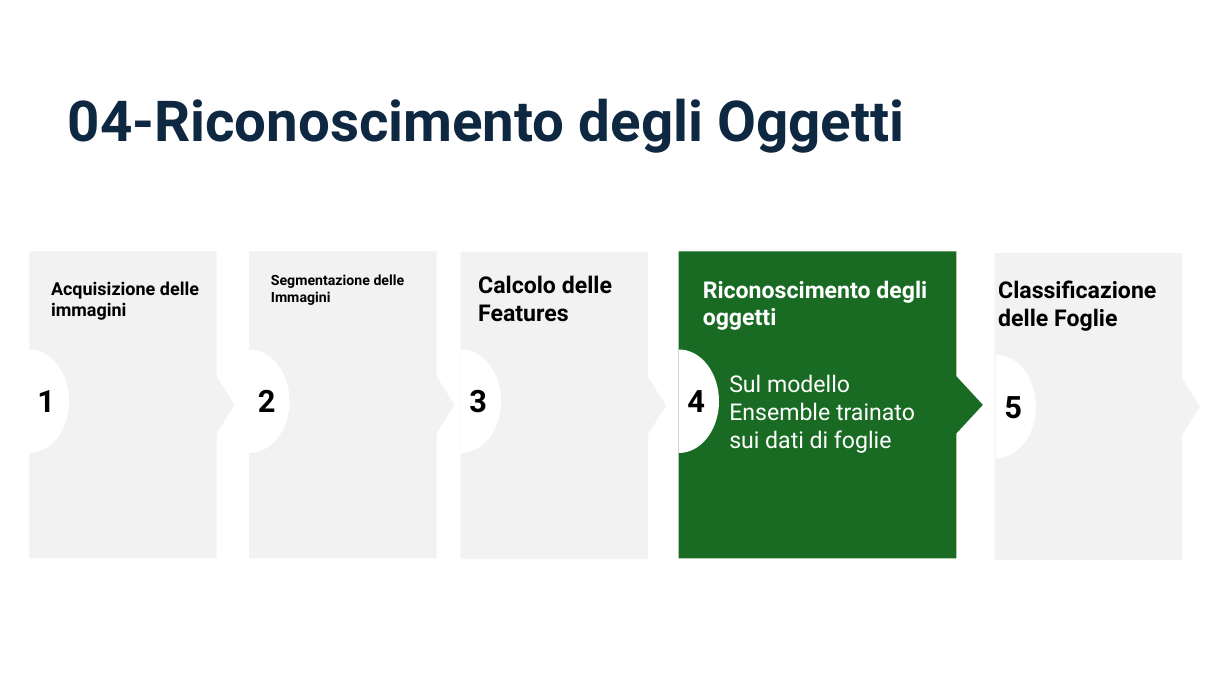
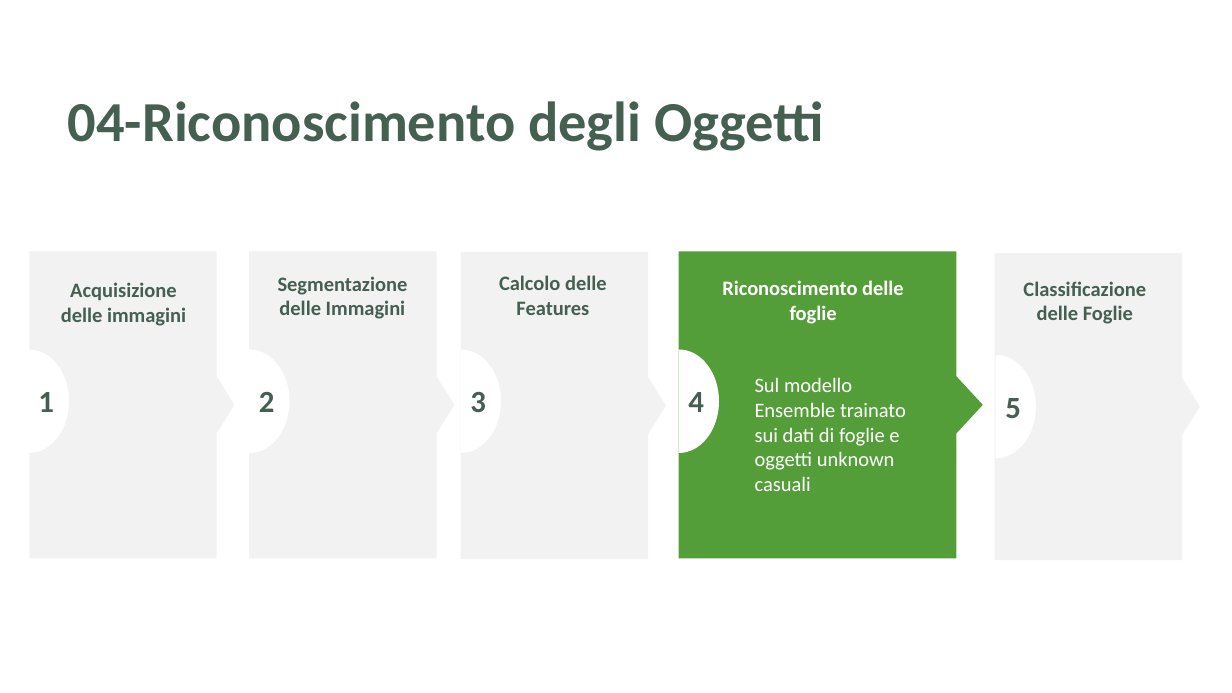
Before and after one commit to aleeteo/leaf_ID, a slide deck: slide 20 of presentazione/ProjectLeafWIP.pptx. Drawn at 1232x693 pixels with LibreOffice and Linux fonts; fonts in the diff are those of the drawing. Boxes give left, top, right and bottom in pixels: in the first picture for what was removed or moved away, otherwise in the second. Text is boxed around its words. In the diff, an @@ line names an element or a change of style, - is before the commit and + after.

```diff
--- a/presentazione/ProjectLeafWIP.pptx
+++ b/presentazione/ProjectLeafWIP.pptx
@@ title "04-Riconoscimento degli Oggetti" at (68,101,824,151): font Roboto to Calibri, text colour #0E2841 to #455F51 @@
@@ text "Segmentazione delle Immagini": place and size @@
-text "Segmentazione delle Immagini" at (271,274,405,305)
+text "Segmentazione delle Immagini" at (278,276,408,319)
@@ text "Segmentazione delle Immagini" at (278,276,408,319): size 11 to 16 pt, font Roboto to Calibri, text colour #000000 to #455F51; alignment left to centre @@
@@ text "Calcolo delle Features" at (499,275,607,315): size 18 to 16 pt, font Roboto to Calibri, text colour #000000 to #455F51; alignment left to centre @@
@@ freeform shape at (678,251,982,558): fill #196B24 to #549E39 @@
@@ text "Acquisizione delle immagini" at (61,282,186,326): size 14 to 16 pt, font Roboto to Calibri, text colour #000000 to #455F51; alignment left to centre @@
@@ text at (722,280,904,324): text changed; size 18 to 16 pt; font Roboto to Calibri @@
-Riconoscimento degli oggetti
+Riconoscimento delle foglie
@@ text "Classificazione delle Foglie" at (1023,281,1146,324): size 18 to 16 pt, font Roboto to Calibri, text colour #000000 to #455F51; alignment left to centre @@
@@ text "Classificazione delle Foglie": place and size @@
-text "Classificazione delle Foglie" at (998,280,1156,331)
+text "Classificazione delle Foglie" at (1023,281,1146,324)
@@ freeform shape "1" at (20,352,61,456): font Roboto to Calibri @@
@@ font Roboto to Calibri, text colour #000000 to #455F51 in 5 elements at (250,349,290,453), (461,349,502,453), (678,349,719,453), (995,355,1036,458), (29,349,69,453) @@
@@ freeform shape "1" at (30,352,70,456): font Roboto to Calibri @@
@@ text at (755,377,906,491): text changed; size 18 to 16 pt; font Roboto to Calibri @@
-Sul modello Ensemble trainato sui dati di foglie
+Sul modello Ensemble trainato sui dati di foglie e oggetti unknown casuali
```
Also in this commit, not shown: 28 other slides changed, 10 slides added, 4 slides removed.
